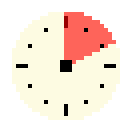
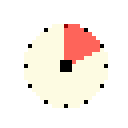
Comparing the layer stacks of the two 128x128 images. Changes:
removed layer "Layer 2" (was 60%) over [left=64, top=12, right=116, bottom=64]
painted on "Layer 4" over [left=12, top=12, right=120, bottom=120]
